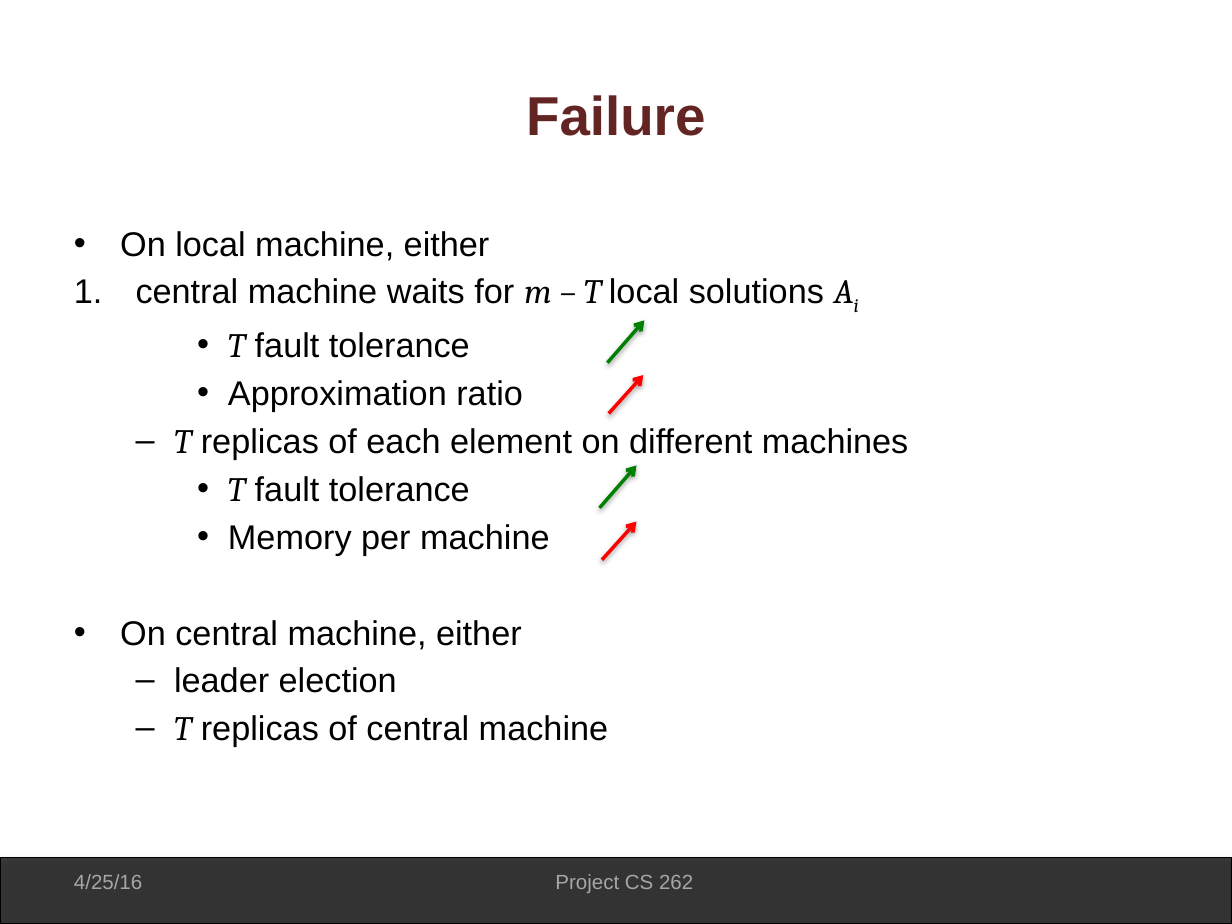
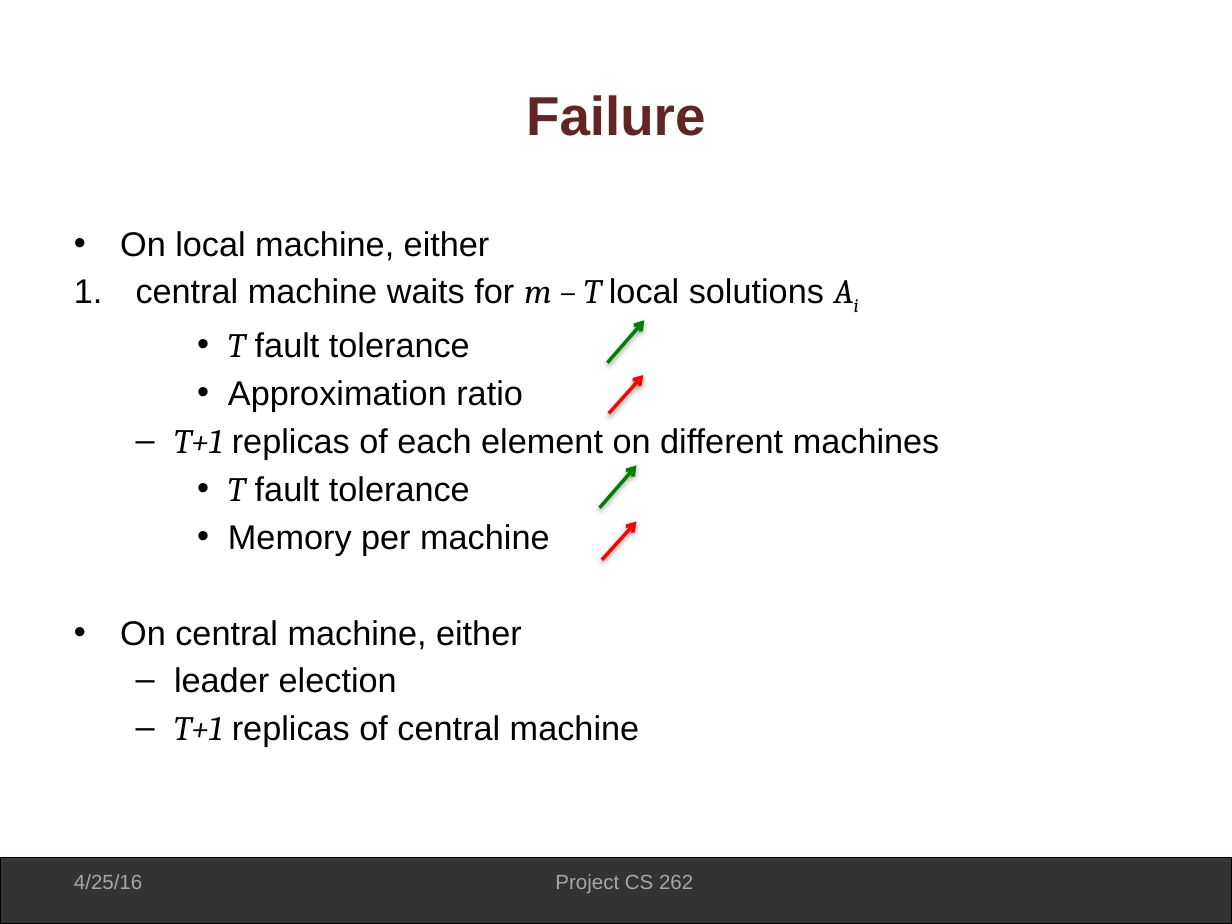
Before and after one commit to ericbalkanski/cs262project, a slide deck: slide 9 of presententationCS262.pptx. Drawn at 1232x924 pixels with LibreOffice and Linux fonts; fonts in the diff are those of the drawing; background and template pictures are left out. Boxes give left, top, right and bottom in pixels: in the first picture for what was removed or moved away, otherwise in the second. Text is boxed around its words. In the diff, an @@ line names an element or a change of style, - is before the commit and + after.

```diff
--- a/presententationCS262.pptx
+++ b/presententationCS262.pptx
@@ text at [174,428,940,459]: text changed @@
-  – T replicas of each element on different machines
+  – T+1 replicas of each element on different machines
@@ text at [174,715,639,747]: text changed @@
-  – T replicas of central machine
+  – T+1 replicas of central machine
```
Also in this commit, not shown: 3 other slides changed.
